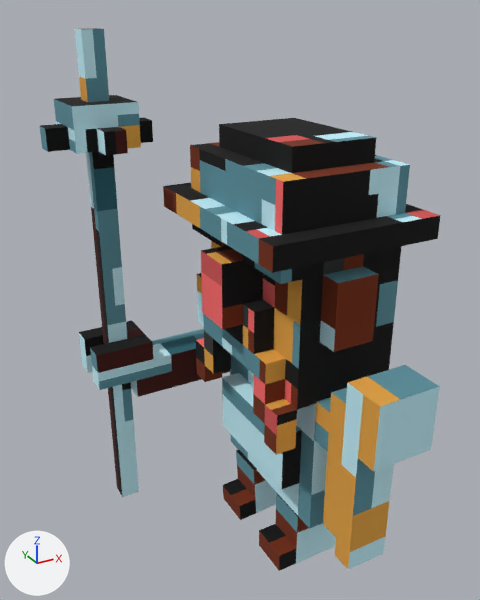
What one commit did to the glTF model ui/public/game_assets/units/spearman.gltf.
Rendered twice from a 50 mm camera at (-12.3, -24.6, 25.8) aimed at (1.3, 0.3, 13.4). Lighting does not change. The marker at lower left points along +X, +Y and +Z. Vertices at the same position are counted once.

The first picture shows 'body-Local', 'head-Local', 'left_arm-Local', 'left_leg-Local', 'right_arm-Local', 'right_leg-Local'.
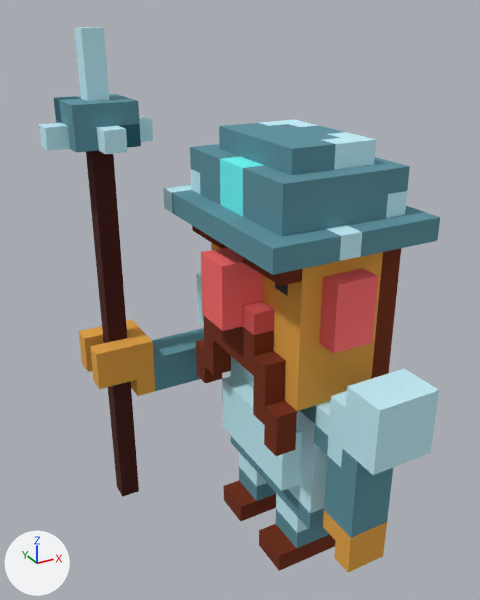
Not drawn themselves, but carrying or shaping drawn objects: ob_body_global, ob_head_global, ob_left_arm_global, ob_right_arm_global, ob_right_leg_global.

Where the change shows, as pixel boxes [x1, y1, x2, y2] in the pictures (480 x 600 px):
'head-Local', surface changed, moved
    before: [163, 118, 441, 455]
    after: [163, 119, 440, 456]
'right_arm-Local', surface changed, moved
    before: [40, 28, 230, 497]
    after: [39, 27, 228, 497]
'left_arm-Local', surface changed, moved (orange to cyan)
    before: [314, 365, 440, 570]
    after: [314, 368, 439, 572]
'body-Local', surface changed, moved
    before: [222, 355, 327, 529]
    after: [222, 356, 327, 530]
'right_leg-Local', surface changed, turned
    before: [223, 449, 277, 520]
    after: [224, 452, 276, 521]
part 5 of me_left_leg_mesh, surface changed
    both: [259, 493, 336, 571]

Patch to the scene script:
```diff
--- a/ui/public/game_assets/units/spearman.gltf.py
+++ b/ui/public/game_assets/units/spearman.gltf.py
@@ me_body_mesh @@
 me_body_mesh.from_pydata(...)  # 32 vertices, 44 faces; spans x 1.5..6.5, y -3.5..4.5, z -9.5..-2.5
 # used by ob_body_local; parent = ob_body_global; location = (0.0, 0.0, 12.5)
+# me_body_mesh part 1: texture (UV) coordinates of 44 of 44 faces, centred in x 1.5..6.5, y -3.5..4.5, z -9.5..-2.5, changed; they spanned u 0.0..0.34, v 0.25..1.0 and now span u 0.0..0.78, v 0.38..1.0
 me_body_mesh.materials.append(mat_body_material)
@@ me_head_mesh @@
 me_head_mesh.from_pydata(...)  # 159 vertices, 228 faces; spans x -0.5..7.5, y -4.5..5.5, z -4.5..8.5
 # used by ob_head_local; parent = ob_head_global; location = (0.0, 0.0, 12.5)
+# me_head_mesh part 2: texture (UV) coordinates of 228 of 228 faces, centred in x -0.5..7.5, y -4.5..5.5, z -4.5..8.5, changed; they spanned u 0.0..0.78, v 0.22..1.0 and now span u 0.0..0.81, v 0.45..1.0
 me_head_mesh.materials.append(mat_head_material)
@@ me_left_arm_mesh @@
 me_left_arm_mesh.from_pydata(...)  # 40 vertices, 56 faces; spans x 2.5..5.5, y 4.5..8.5, z -9.5..-0.5
 # used by ob_left_arm_local; parent = ob_left_arm_global; location = (0.0, 0.0, 12.5)
+# me_left_arm_mesh part 3: texture (UV) coordinates of 54 of 56 faces, centred in x 2.5..5.5, y 4.5..8.17, z -9.5..-0.5, changed; they spanned u 0.0..0.28, v 0.22..1.0 and now span u 0.0..0.75, v 0.22..1.0
 me_left_arm_mesh.materials.append(mat_left_arm_material)
@@ me_right_arm_mesh @@
 me_right_arm_mesh.from_pydata(...)  # 123 vertices, 178 faces; spans x -5.5..5.5, y -8.5..-3.5, z -12.5..12.5
 # used by ob_right_arm_local; parent = ob_right_arm_global; location = (0.0, 0.0, 12.5)
+# me_right_arm_mesh part 4: texture (UV) coordinates of 178 of 178 faces, centred in x -5.5..5.5, y -8.5..-3.5, z -12.5..12.5, changed; they spanned u 0.0..0.78, v 0.22..1.0 and now span u 0.0..0.55, v 0.22..1.0
 me_right_arm_mesh.materials.append(mat_right_arm_material)
@@ me_left_leg_mesh @@
 me_left_leg_mesh.from_pydata(...)  # 14 vertices, 20 faces; spans x 1.5..5.5, y 1.5..3.5, z -12.5..-9.5
 # used by ob_left_leg_local; parent = ob_left_leg_global; location = (0.0, 0.0, 12.5)
+# me_left_leg_mesh part 5: texture (UV) coordinates of 18 of 20 faces, centred in x 1.83..5.5, y 1.5..3.5, z -12.5..-9.5, changed; they spanned u 0.0..0.28, v 0.62..1.0 and now span u 0.0..0.72, v 0.72..1.0
 me_left_leg_mesh.materials.append(mat_left_leg_material)
@@ me_right_leg_mesh @@
 me_right_leg_mesh.from_pydata(...)  # 14 vertices, 20 faces; spans x 1.5..5.5, y -2.5..-0.5, z -12.5..-9.5
 # used by ob_right_leg_local; parent = ob_right_leg_global; location = (0.0, 0.0, 12.5)
+# me_right_leg_mesh part 6: texture (UV) coordinates of 18 of 20 faces, centred in x 1.83..5.5, y -2.5..-0.5, z -12.5..-9.5, changed; they spanned u 0.0..0.28, v 0.62..1.0 and now span u 0.0..0.72, v 0.72..1.0
 me_right_leg_mesh.materials.append(mat_right_leg_material)
@@ ob_body_global @@
 ob_body_global.parent = ob_root_global
-ob_body_global.location = (0.0, 0.0, 0.0821)
+ob_body_global.location = (0.0, 0.0, 0.0)
@@ ob_head_global @@
 ob_head_global.parent = ob_root_global
-ob_head_global.location = (0.0, 0.0, 0.0822)
+ob_head_global.location = (0.0, 0.0, 0.0)
@@ ob_left_arm_global @@
 ob_left_arm_global.parent = ob_root_global
-ob_left_arm_global.location = (0.0, 0.0, 0.17)
+ob_left_arm_global.location = (0.0, 0.0, 0.0)
@@ ob_right_arm_global @@
 ob_right_arm_global.parent = ob_root_global
-ob_right_arm_global.location = (0.0, 0.0, 0.0)
+ob_right_arm_global.location = (0.0, 0.0, 0.0472)
@@ ob_right_leg_global @@
 ob_right_leg_global.location = (0.0, 0.0, 0.0)
-ob_right_leg_global.rotation_euler = (0.0, -0.0636, 0.0)  # degrees (0, -3.6, 0)
```
